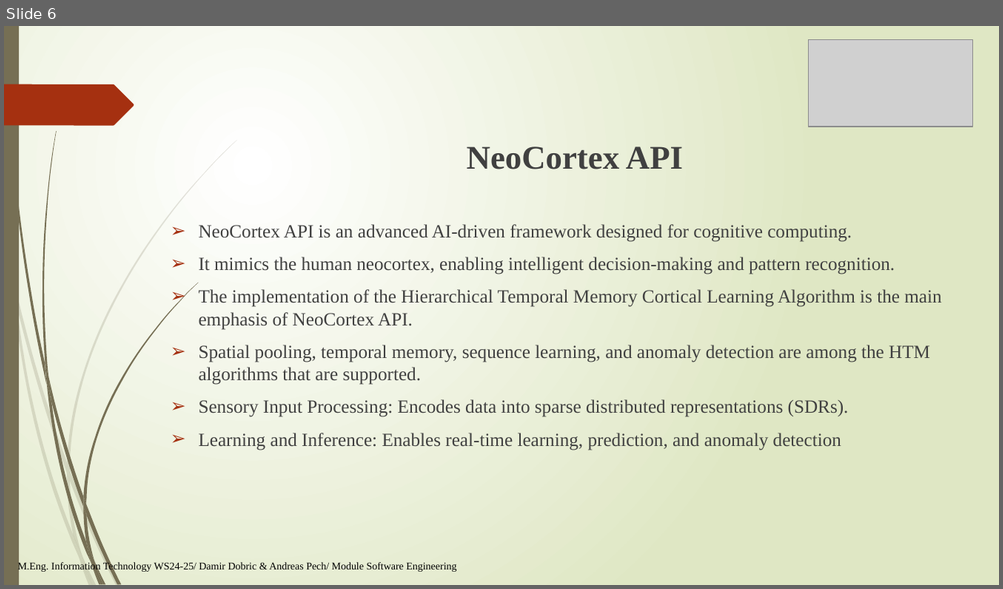
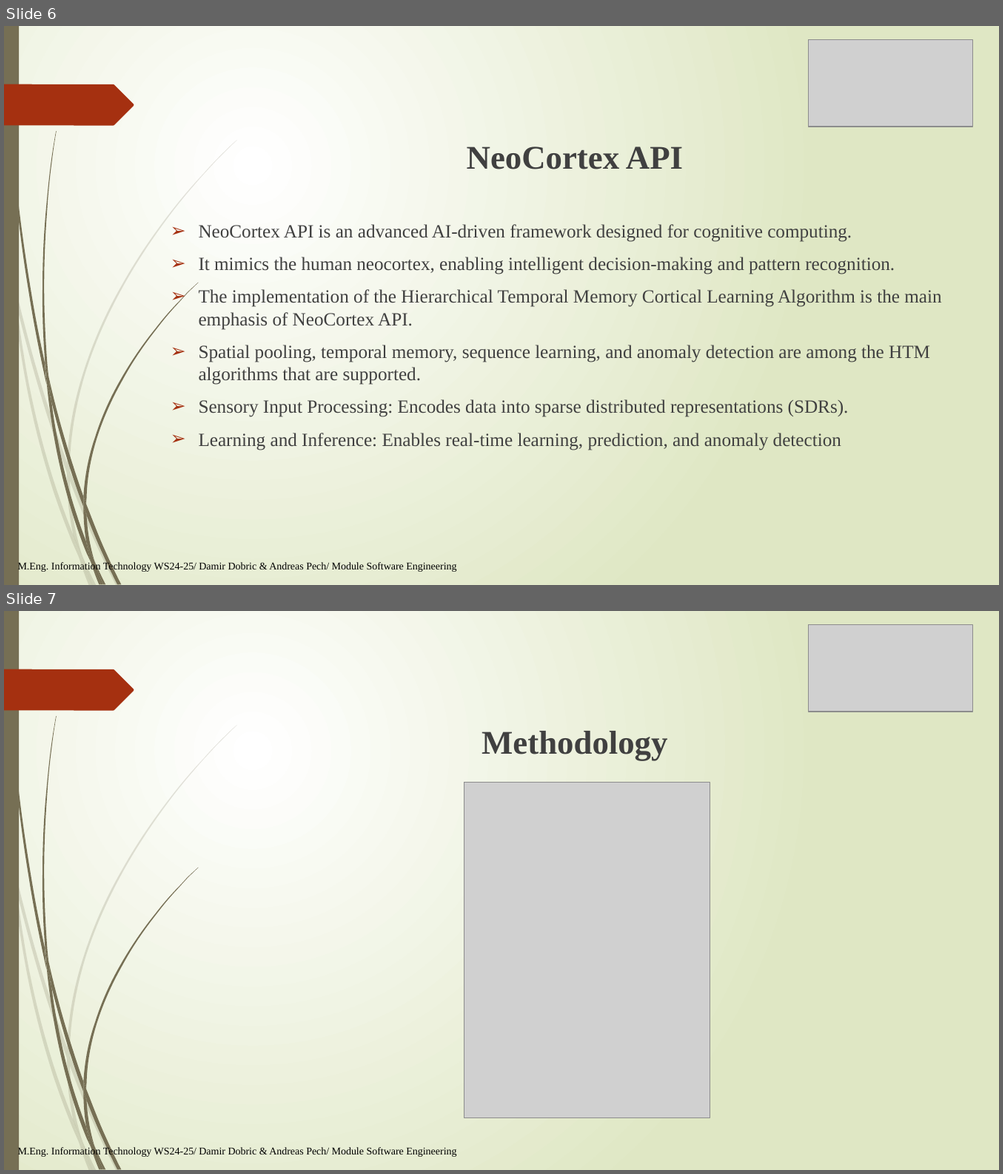
Before and after one commit to sohelranalive/neocortexapi-CodeHive, a slide deck: source/MySEProject/Documentation/PresentationFile_CodeHive.pptx. Shown one above the other, each under a label of ours: slide 6 before the commit, slides 6 and 7 after it. The pictures are 1003x589 and 1003x1174 pixels, drawn with LibreOffice and Linux fonts; fonts in the diff are those of the drawing; grey boxes stand for pictures. Boxes give left, top, right and bottom in pixels: in the first picture for what was removed or moved away, otherwise in the second. Text is boxed around its words. In the diff, an @@ line names an element or a change of style, - is before the commit and + after.

Commit message:
Added methodology in PPT

```diff
--- a/source/MySEProject/Documentation/PresentationFile_CodeHive.pptx
+++ b/source/MySEProject/Documentation/PresentationFile_CodeHive.pptx
@@ slide 7 added at [4, 611, 999, 1170], background gradient #FFFFFF to #DFE8C4; not listed: 24 template elements that a slide beside it also shows @@
@@ picture added at [808, 625, 973, 712] @@
@@ text added at [481, 731, 667, 761], 32 pt, text #404040, bold @@
+Methodology
@@ picture added at [464, 782, 710, 1119] @@
@@ text added at [18, 1147, 456, 1158], 10 pt, text #000000 @@
+M.Eng. Information Technology WS24-25/ Damir Dobric & Andreas Pech/ Module Software Engineering
```
Also in this commit, not shown: 1 other slide added.
